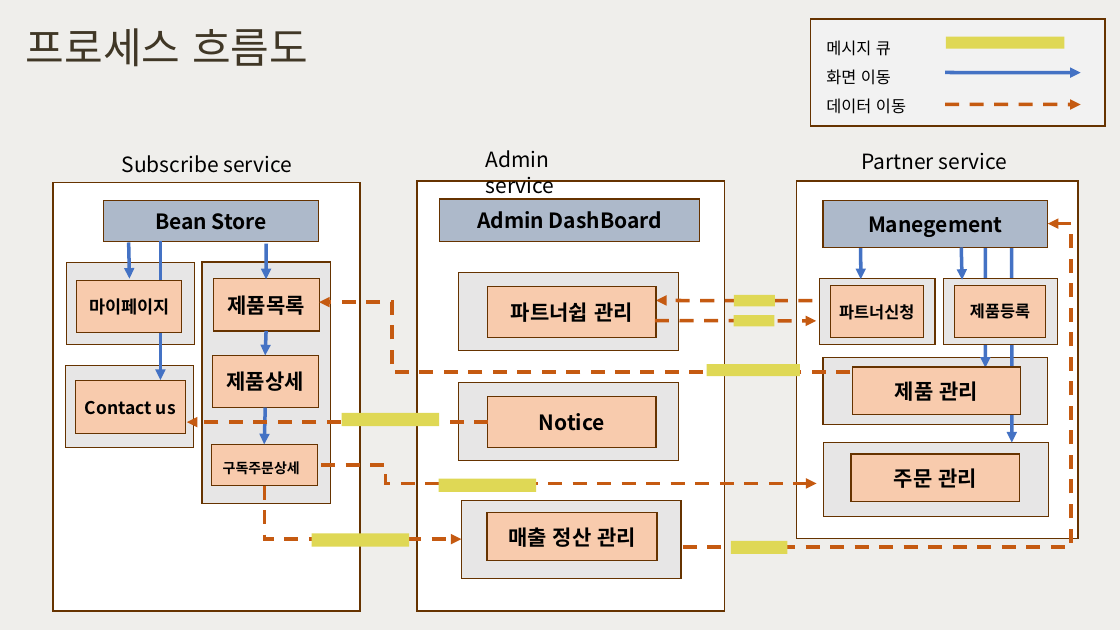
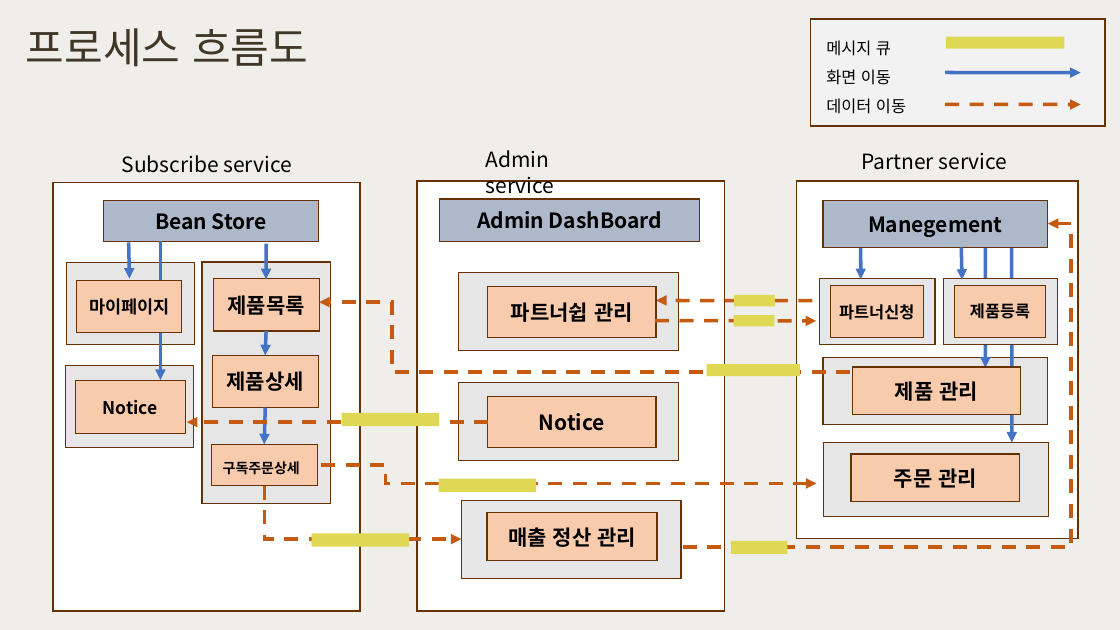
Before and after one commit to happyjane210/GIT2021-working, a slide deck: slide 11 of 9-project/진행 파일/주간 커-피_진행.pptx. Drawn at 1120x630 pixels with LibreOffice and Linux fonts; fonts in the diff are those of the drawing. Boxes give left, top, right and bottom in pixels: in the first picture for what was removed or moved away, otherwise in the second. Text is boxed around its words. In the diff, an @@ line names an element or a change of style, - is before the commit and + after.

Commit message:
2021-11-01 프로젝트 시작

```diff
--- a/9-project/진행 파일/주간 커-피_진행.pptx
+++ b/9-project/진행 파일/주간 커-피_진행.pptx
@@ text in rounded rectangle at box(103, 400, 158, 415): text changed @@
-Contact us
+Notice
```
Also in this commit, not shown: 44 other files.
